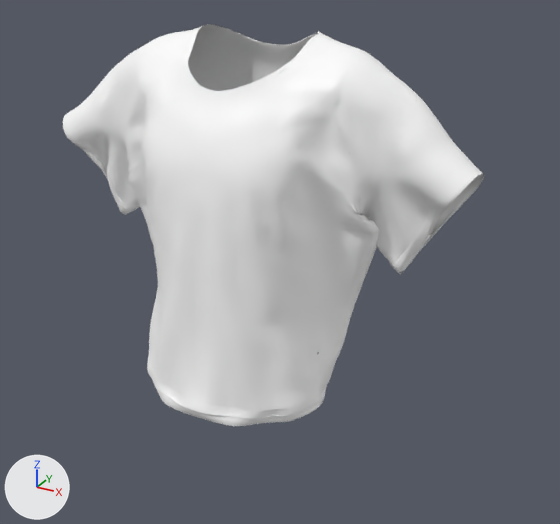
What one commit did to the glTF model public/3d/avatar/MEN/Body/Petite/Sizes/Tshirt/Petite_Tshirt_M.glb.
Rendered twice from a 50 mm camera at (11.54, -18.49, 31.53) aimed at (1.13, 0.44, 22.06). Arrows for +X, +Y and +Z are at lower left; the lights stay in place. Vertices at the same position are counted once.

The scene before the commit, as lines of its bpy script (objects in view):
```python
me_tshirt_for_genesis_011 = bpy.data.meshes.new('TShirt_for_Genesis.011')
me_tshirt_for_genesis_011.from_pydata(...)  # 13206 vertices, 26176 faces; spans x -7.01..6.86, y 17.98..28.75, z -2.97..2.85
me_tshirt_for_genesis_011.materials.append(mat_material_043)  # picture img_tshirtgurlzz
ob_tshirt_for_genesis_008 = bpy.data.objects.new('TShirt_for_Genesis.008', me_tshirt_for_genesis_011)
ob_tshirt_for_genesis_008.location = (0.0, 0.0, 0.0)
ob_tshirt_for_genesis_008.rotation_euler = (1.571, 0.0, 0.0)  # degrees (90, 0, 0)
```
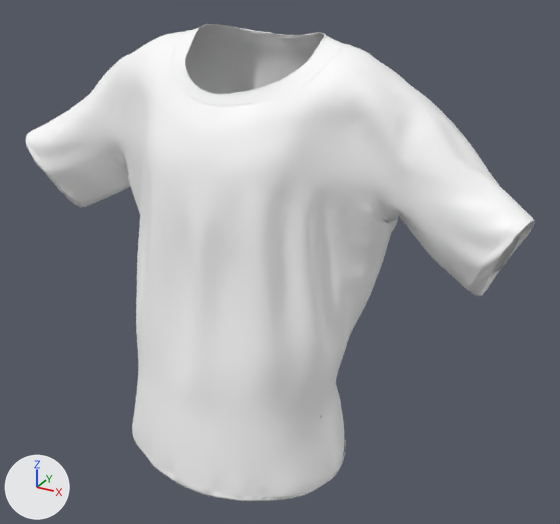
Boxes [x1, y1, x2, y2] around the edits, measured in the pictures (560 x 524 px):
```json
{"object": "TShirt_for_Genesis.008", "change": "reshaped, moved, rescaled", "before": [63, 24, 484, 426], "after": [26, 24, 535, 501], "on screen": "21% wider, 19% taller"}
```

The change, as JSON lines over the scene's bpy script:
```json
{"block": "me_tshirt_for_genesis_011", "where": "# used by ob_tshirt_for_genesis_008; location = (0.0, 0.0, 0.0); rotation_euler = (1.571, 0.0, 0.0), in degrees (90, 0, 0)"}
{"op": "remove", "block": "me_tshirt_for_genesis_011", "code": "me_tshirt_for_genesis_011.from_pydata(...)  # 13206 vertices, 26176 faces; spans x -7.01..6.86, y 17.98..28.75, z -2.97..2.85"}
{"op": "add", "block": "me_tshirt_for_genesis_011", "code": "me_tshirt_for_genesis_011.from_pydata(...)  # 13206 vertices, 26176 faces; spans x -6.8..6.6, y -6.46..4.03, z -1.9..2.88"}
{"block": "me_tshirt_for_genesis_011", "change": "me_tshirt_for_genesis_011 part 1: 13206 of 13206 vertices moved; they spanned x -7.01..6.86, y 17.98..28.75, z -2.97..2.85 and now span x -6.8..6.6, y -6.46..4.03, z -1.9..2.88; mean shift (-0.02, -24.42, 0.5); largest move (0.02, 18.74, -2.85) -> (-0.06, -6.31, -1.63)"}
{"op": "set", "path": "ob_tshirt_for_genesis_008.location", "old": "(0.0, 0.0, 0.0)", "new": "(0.11, 0.38, 23.7)"}
{"op": "set", "path": "ob_tshirt_for_genesis_008.scale", "old": "(1.0, 1.0, 1.0)", "new": "(1.25, 1.25, 1.25)"}
```
